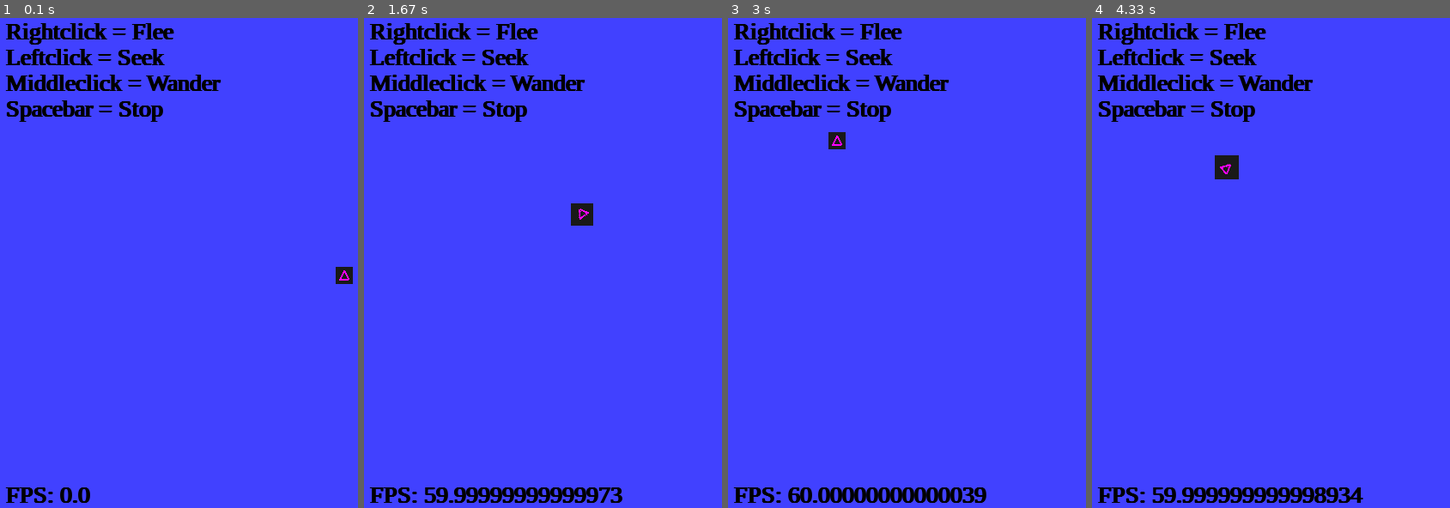
Above: before the commit, frames 1-4 (left to right).
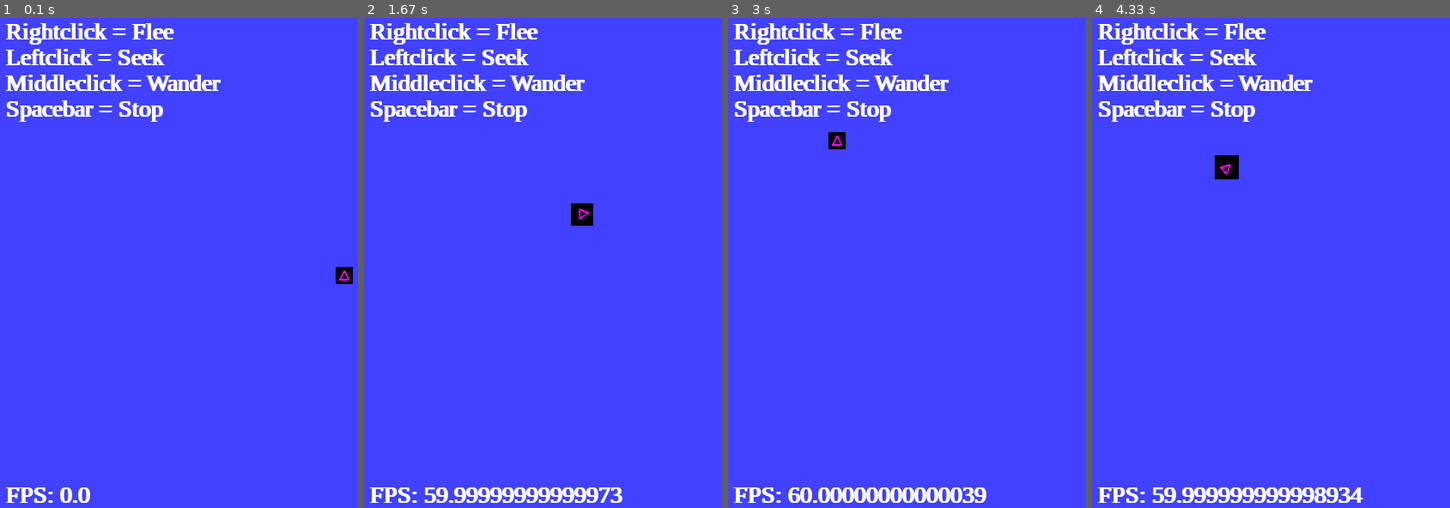
Above: after the commit, the same moments.

Repository: jeremybarzas/Python-Steering_Behaviors
Game: pygame game, started from Main.py
The game is run twice, just before and just after one commit, with the same random seed, the same clock (stepped at 60 frames per second) and the same inputs. The source is Python 2; it was converted automatically to run under Python 3.
Inputs (mouse positions are in pixels of both pictures, inside the frame that each line leads up to):
- Up to frame 1 (0.1 s): no input
- Up to frame 2 (1.67 s): click "Middleclick = Wander" at 0.38 s; click (489, 189) at 0.72 s; right-click (668, 400) at 1.55 s
- Up to frame 3 (3 s): click (1064, 331) at 1.88 s; click (outside the picture) at 2.22 s; click (outside the picture) at 2.55 s; tap Space at 2.83 s
- Up to frame 4 (4.33 s): click (1228, 165) at 3.22 s; tap Space at 3.5 s; click (1278, 223) at 3.88 s

The runs differ from the first frame. In frame 1, 3.8% of the frame differs, in the area x 1-99%, y 1-99%; in frame 2, 4.8%; in frame 3, 4.8%; in frame 4, 5.0%, in the area x 1-76%, y 1-99%.

Commit message:
cleanedup code

Diff:
--- a/Agent.py
+++ b/Agent.py
@@ -22,7 +22,6 @@
         surfacepos = Vector2(self.surface.get_width() / 2, self.surface.get_height() / 2)
         points = [(surfacepos[0] - 1, surfacepos[1] - 6), (surfacepos[0] - 6, surfacepos[1] + 4), (surfacepos[0] + 4, surfacepos[1] + 4)]
         pygame.draw.polygon(self.surface, linecolor, points, 2)
-
         self.wanderangle = math.pi
         self.previousangle = math.pi
 
--- a/Main.py
+++ b/Main.py
@@ -13,17 +13,15 @@
     red = (255, 0, 0)
     green = (0, 255, 0)
     blue = (0, 0, 255)
-    pink = (255, 0, 255)
     black = (0, 0, 0)
     white = (255, 255, 255)
-    gray = (125, 125, 125)
     bgcolor = (65, 65, 255)
-    darkgray = (25, 25, 25)
+    linecolor = (255, 0, 255)
     screen_width = 800
     screen_height = 600
     screen = pygame.display.set_mode((screen_width, screen_height))
     # agent to be used
-    testagent = Agent((screen_width / 2), (screen_height / 2), pink, darkgray)
+    testagent = Agent((screen_width / 2), (screen_height / 2), linecolor, black)
     # varaibles for while loop
     clock = pygame.time.Clock()
     done = False
@@ -70,11 +68,11 @@
         myfont = pygame.font.SysFont("timesnewroman", 28)
         myfont.set_bold(True)
         # set text of each label to be drawn
-        fleelabel = myfont.render("Rightclick = Flee", 1, black)
-        seeklabel = myfont.render("Leftclick = Seek", 1, black)
-        wanderlabel = myfont.render("Middleclick = Wander", 1, black)
-        stoplabel = myfont.render("Spacebar = Stop", 1, black)
-        fpslabel = myfont.render("FPS: " + str(clock.get_fps()), 1, black)
+        fleelabel = myfont.render("Rightclick = Flee", 1, white)
+        seeklabel = myfont.render("Leftclick = Seek", 1, white)
+        wanderlabel = myfont.render("Middleclick = Wander", 1, white)
+        stoplabel = myfont.render("Spacebar = Stop", 1, white)
+        fpslabel = myfont.render("FPS: " + str(clock.get_fps()), 1, white)
         # draw text to screen
         screen.blit(fleelabel, (15, 10))
         screen.blit(seeklabel, (15, 40))
